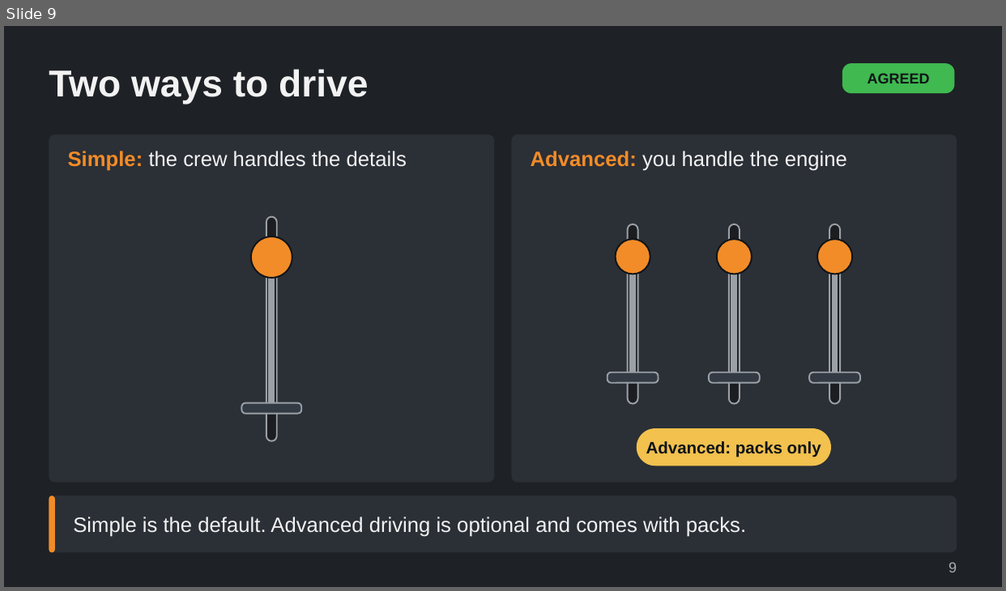
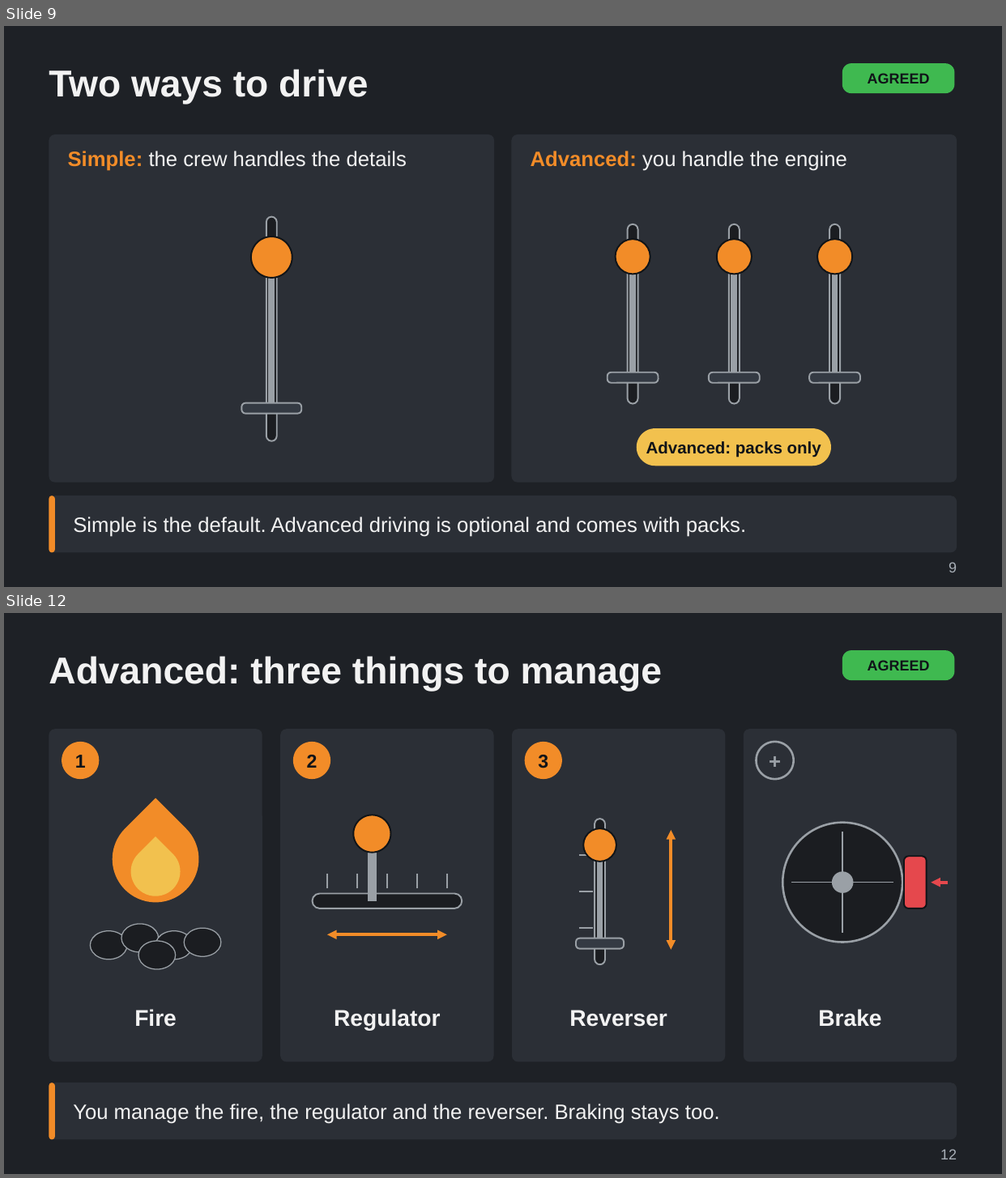
Before and after one commit to Tarenkookoo/Satisfactory---Early-Locomotion, a slide deck: Reporting/Claude Presents/Deck8_AfterLaunch_LateSteam/After_Launch_Late_Steam_Driving_and_Prestige_Explained.pptx. Shown one above the other, each under a label of ours: slide 9 before the commit, slides 9 and 12 after it; the slides between them are not shown. The pictures are 1006x591 and 1006x1178 pixels, drawn with LibreOffice and Linux fonts; fonts in the diff are those of the drawing. Boxes give left, top, right and bottom in pixels: in the first picture for what was removed or moved away, otherwise in the second. Text is boxed around its words. In the diff, an @@ line names an element or a change of style, - is before the commit and + after.

```diff
--- a/Reporting/Claude Presents/Deck8_AfterLaunch_LateSteam/After_Launch_Late_Steam_Driving_and_Prestige_Explained.pptx
+++ b/Reporting/Claude Presents/Deck8_AfterLaunch_LateSteam/After_Launch_Late_Steam_Driving_and_Prestige_Explained.pptx
@@ slide 12 added at [4, 613, 1002, 1174], background #1E2126 @@
@@ title added at [49, 656, 662, 692], 36 pt, text #F2F2F2, bold @@
+Advanced: three things to manage
@@ rounded rectangle added at [842, 650, 955, 680], fill #3FB950, 14 pt, text #101418, bold @@
+AGREED
@@ group added at [49, 729, 957, 1063]: 13 ellipses, 12 lines, 8 rounded rectangles, 8 texts, 2 teardrops, 2 double arrows, 1 arrow @@
+1
+Fire
+2
+Regulator
+3
+Reverser
++
+Brake
@@ rounded rectangle added at [49, 1083, 957, 1140], fill #2B2F36, 20 pt, text #F2F2F2 @@
+You manage the fire, the regulator and the reverser. Braking stays too.
@@ rounded rectangle added at [49, 1083, 55, 1140], fill #F28C28 @@
@@ text added at [940, 1149, 957, 1160], 14 pt, text #A9B0B8 @@
+12
```
Also in this commit, not shown: 7 other slides added, 2 other files.
